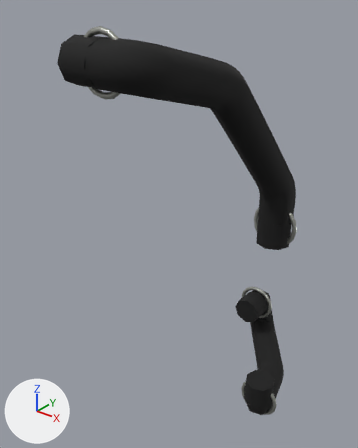
The glTF model porsche-911sc-engine/parts/aux-air-plumbing.glb: old version first, new version second.
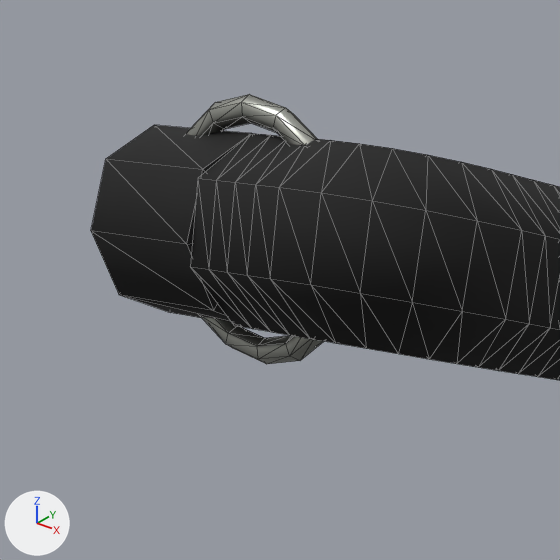
The first picture shows the older version from a camera (50 mm lens) standing at (110.6, -5.5, 294.2) and looking at (27.2, 98.7, 229.6). The close-ups show the older and then the newer version on the part from 9% to 52% of the width and 0% to 34% of the height of that picture. Only the edits that show in the close-ups are written down. Every picture has the same lights, and +X, +Y and +Z are marked at lower left. The close-ups show mesh edges as thin lines. Where no turn or scale is listed for an object, it has been applied to the vertices. Vertices at exactly the same position are counted once.

The first close-up shows 'aux-air-plumbing:rubber', 'aux-air-plumbing:zincPlate'.
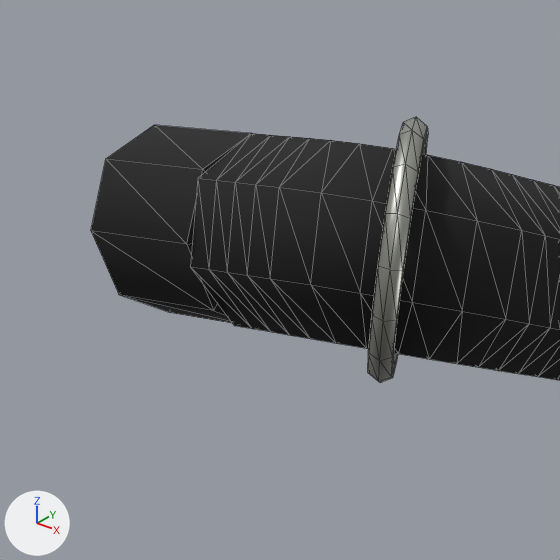
Pixel boxes (x1, y1, x2, y2) of what changed, in the close-ups (560 x 560 px):
'aux-air-plumbing:zincPlate', reshaped, moved, rescaled: before (186, 94, 324, 364); after (368, 117, 428, 383)

The change, as a list of edits to the scene's bpy script:
```text
Change me_mesh_1:
    used by ob_aux_air_plumbing_zincplate; parent = ob_aux_air_plumbing; location = (42.0, 103.0, 223.0); scale = (63.9, 63.9, 63.9)
    remove me_mesh_1.from_pydata(...)  # 384 vertices, 768 faces; spans x -0.26..0.26, y -0.62..0.62, z -1.0..1.0
    add me_mesh_1.from_pydata(...)  # 384 vertices, 768 faces; spans x -0.24..0.24, y -0.72..0.72, z -1.0..1.0
    me_mesh_1 part 1: the loose piece of 96 vertices spanning x -0.2..0.01, y -0.62..-0.6, z 0.78..1.0 is multiplied about its middle by the matrix ((-0.516, -0.725, 0.323), (0.725, -0.588, -0.16), (0.323, 0.16, 0.876)), then moved by (0.15, -0.03, 0.01)
    other edits to the shape of me_mesh_1 do not show in these pictures
Change ob_aux_air_plumbing_zincplate:
    ob_aux_air_plumbing_zincplate.location: (42.0, 103.0, 223.0) -> (41.32, 106.5, 221.9)
    ob_aux_air_plumbing_zincplate.scale: (63.9, 63.9, 63.9) -> (64.2, 64.2, 64.2)
```
